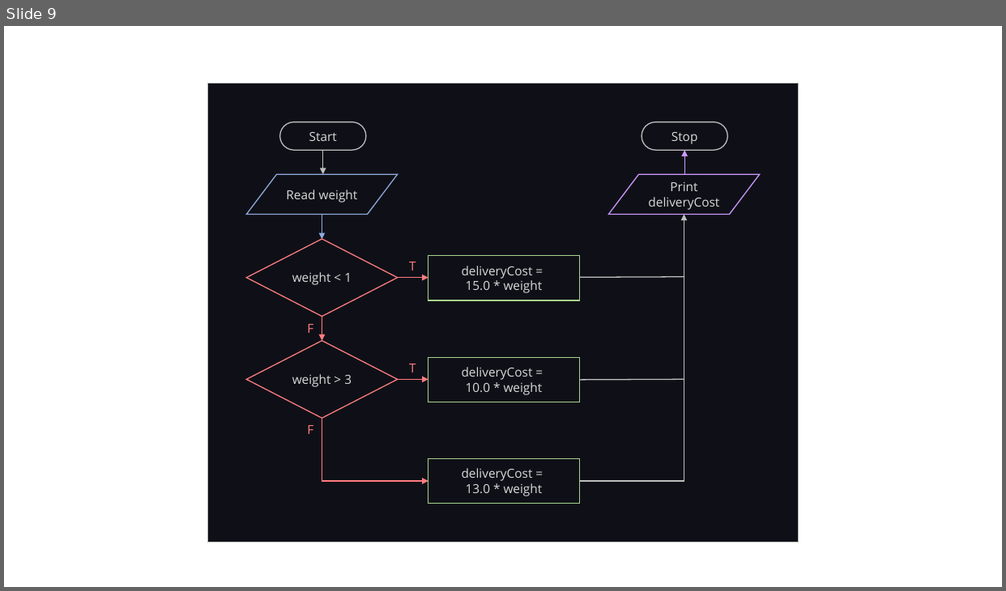
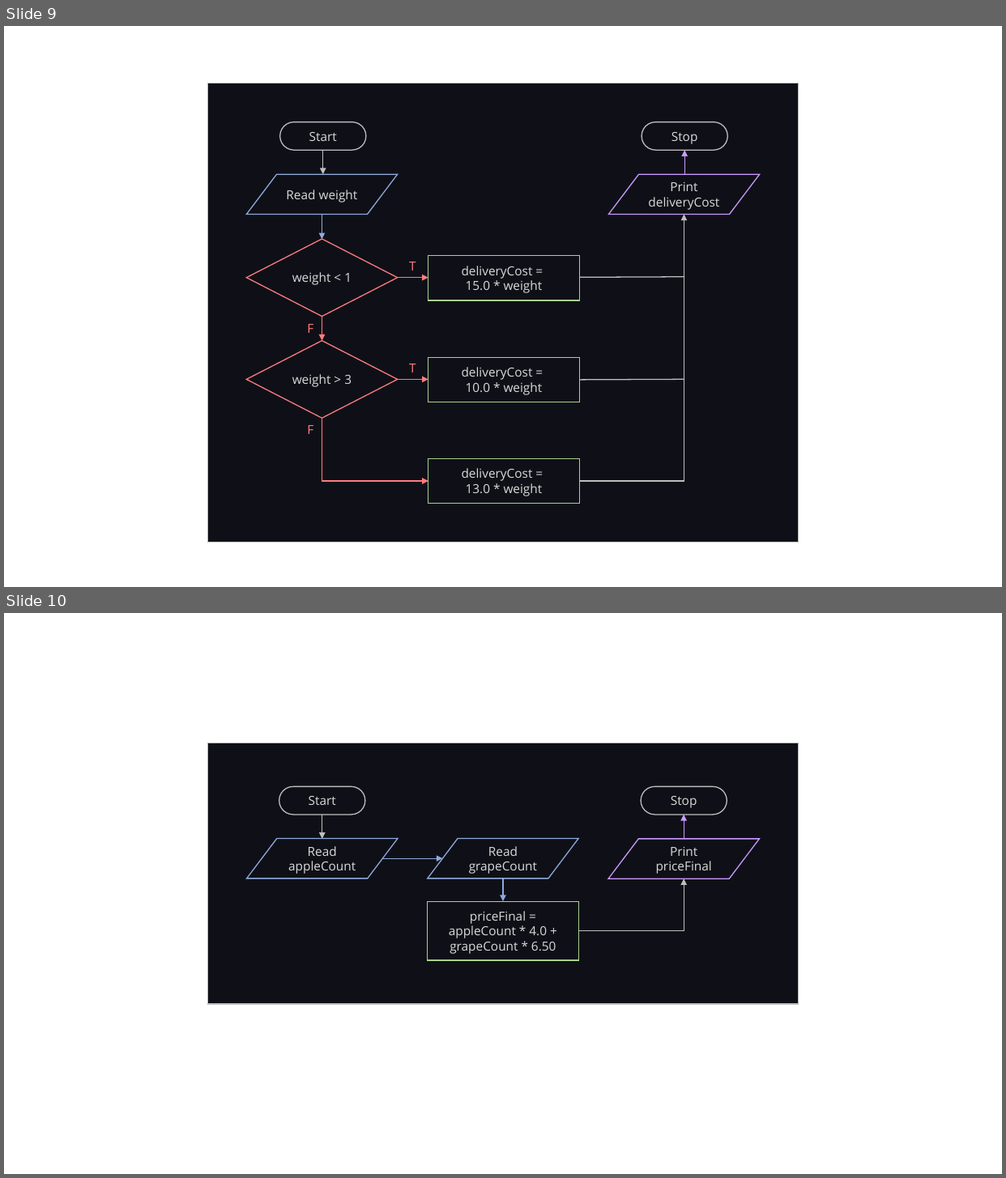
Before and after one commit to LimJY03/JavaMatriculation, a slide deck: Past Year Theory Questions/Resources/resources.pptx. Shown one above the other, each under a label of ours: slide 9 before the commit, slides 9 and 10 after it. The pictures are 1006x591 and 1006x1178 pixels, drawn with LibreOffice and Linux fonts; fonts in the diff are those of the drawing. Boxes give left, top, right and bottom in pixels: in the first picture for what was removed or moved away, otherwise in the second. Text is boxed around its words. In the diff, an @@ line names an element or a change of style, - is before the commit and + after.

```diff
--- a/Past Year Theory Questions/Resources/resources.pptx
+++ b/Past Year Theory Questions/Resources/resources.pptx
@@ slide 10 added at bbox=[4, 613, 1002, 1174], background #FFFFFF @@
@@ group added at bbox=[207, 743, 799, 1004]: 4 arrows, 3 flow chart input outputs, 2 rectangles, 2 pill shapes, 1 elbow arrow @@
+Start
+Stop
+Print priceFinal
+Read grapeCount
+Read appleCount
+priceFinal = appleCount * 4.0 + grapeCount * 6.50
```
Also in this commit, not shown: 1 other file.
